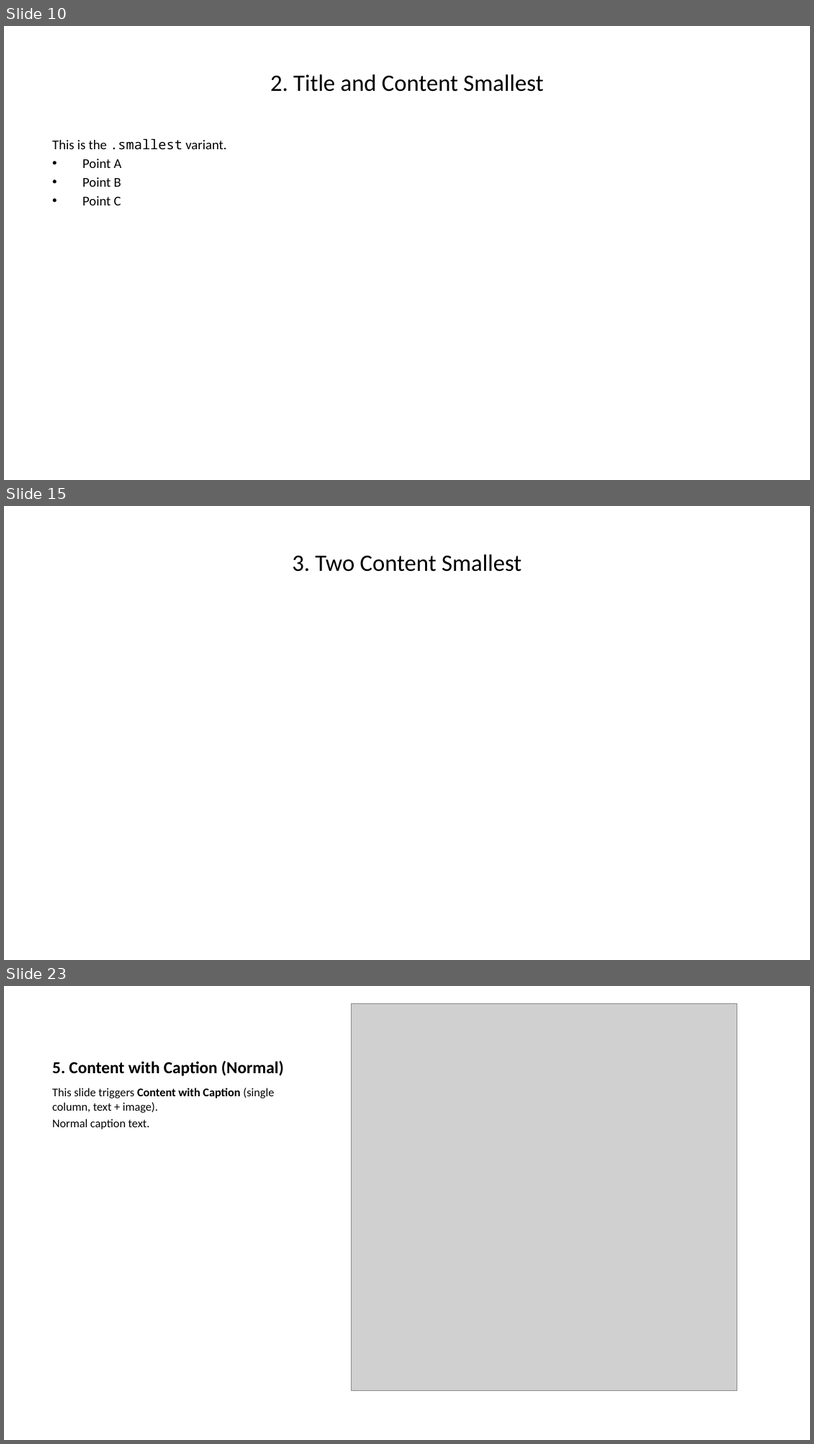
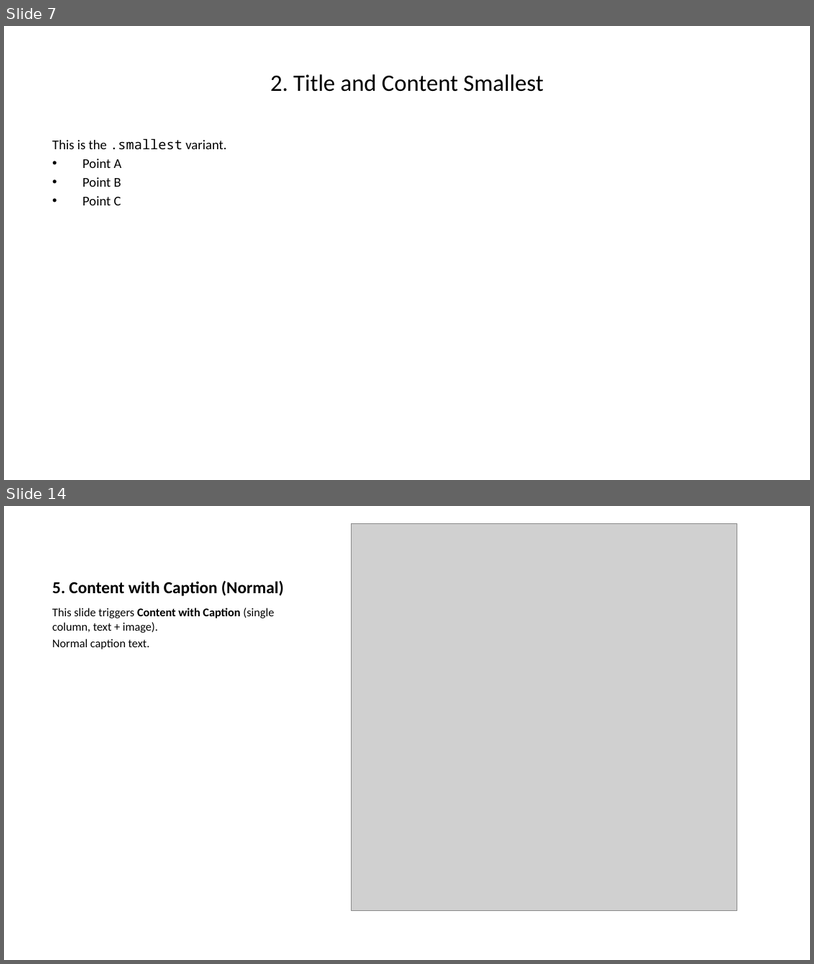
Before and after one commit to David-Rieger/quarto-pptx-layouts, a slide deck: example/example.pptx. Shown one above the other, each under a label of ours: slides 10, 15 and 23 before the commit, slides 7 and 14 after it; the slides between them are not shown. The pictures are 814x1444 and 814x964 pixels, drawn with LibreOffice and Linux fonts; fonts in the diff are those of the drawing; grey boxes stand for pictures. Boxes give left, top, right and bottom in pixels: in the first picture for what was removed or moved away, otherwise in the second. Text is boxed around its words. In the diff, an @@ line names an element or a change of style, - is before the commit and + after.

```diff
--- a/example/example.pptx
+++ b/example/example.pptx
@@ slide 15 removed at (x1=4, y1=506, x2=810, y2=960), background #FFFFFF @@
@@ title removed at (x1=292, y1=554, x2=522, y2=572) @@
-3. Two Content Smallest
@@ what was slide 10 is now slide 7 @@
@@ what was slide 23 is now slide 14 @@
```
Also in this commit, not shown: 8 slides changed, 11 other slides removed, 5 other files.
